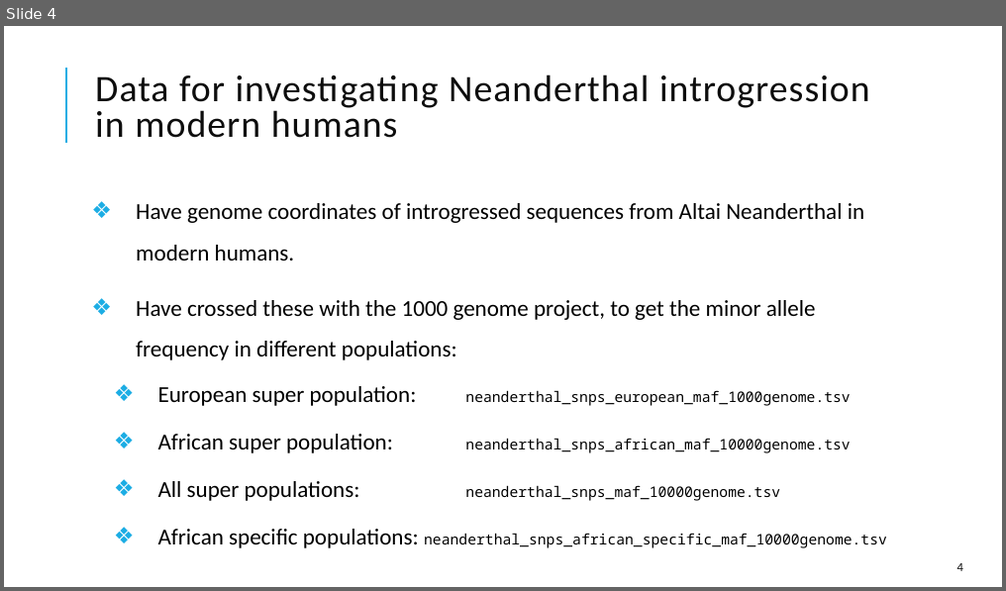
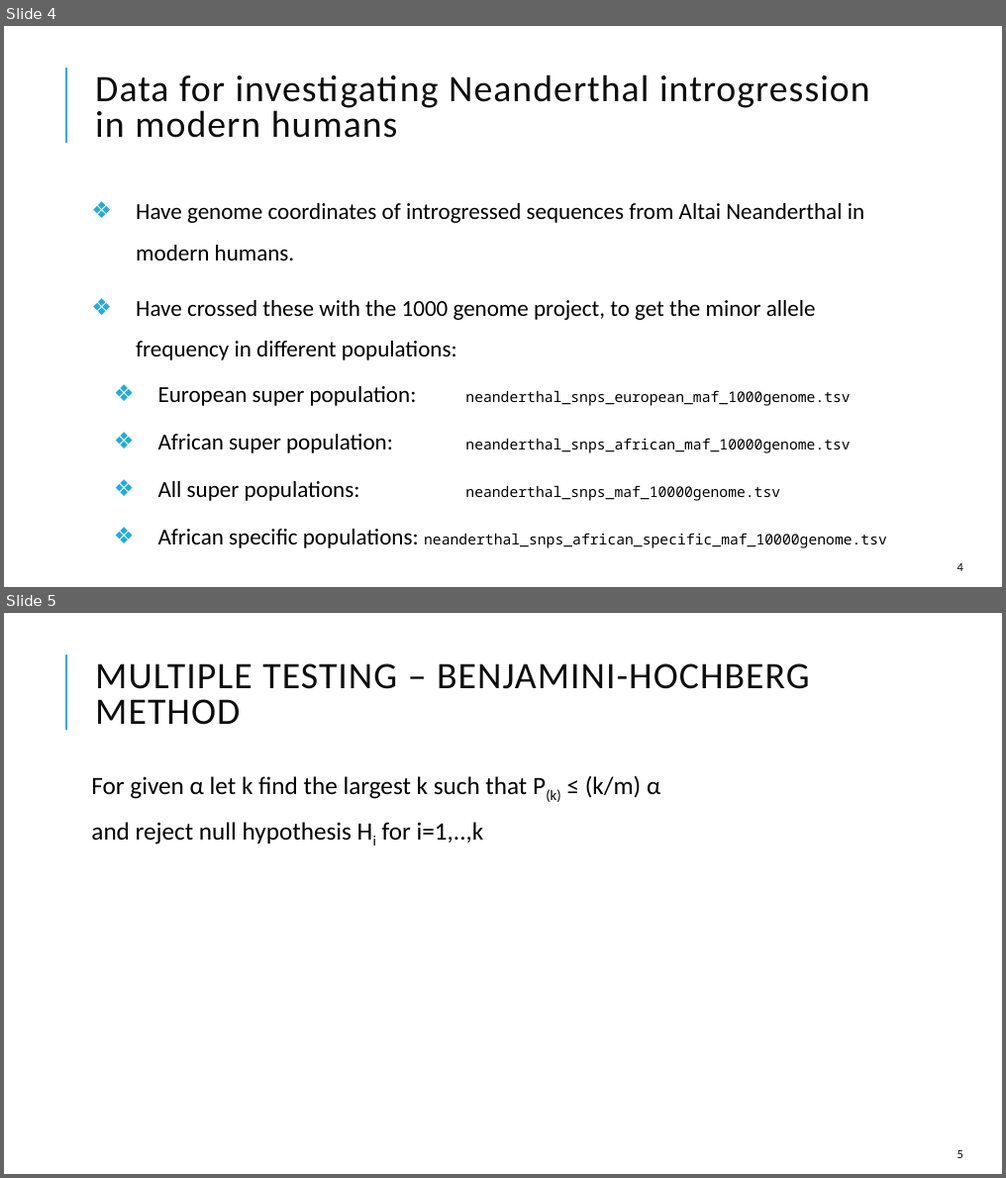
Before and after one commit to jpwhalley/2024_Biostatistics, a slide deck: 1_Significance_Correlation.pptx. Shown one above the other, each under a label of ours: slide 4 before the commit, slides 4 and 5 after it. The pictures are 1006x591 and 1006x1178 pixels, drawn with LibreOffice and Linux fonts; fonts in the diff are those of the drawing. Boxes give left, top, right and bottom in pixels: in the first picture for what was removed or moved away, otherwise in the second. Text is boxed around its words. In the diff, an @@ line names an element or a change of style, - is before the commit and + after.

```diff
--- a/1_Significance_Correlation.pptx
+++ b/1_Significance_Correlation.pptx
@@ slide 5 added at (x1=4, y1=613, x2=1002, y2=1174), background #FFFFFF; not listed: 1 template element that a slide beside it also shows @@
@@ title added at (x1=95, y1=663, x2=809, y2=725), 36 pt, text #0D0D0D @@
+MULTIPLE TESTING – BENJAMINI-HOCHBERG METHOD
@@ text added at (x1=91, y1=776, x2=660, y2=845), 24 pt, text #000000 @@
+For given α let k find the largest k such that P(k) ≤ (k/m) α
+and reject null hypothesis Hi for i=1,..,k
@@ page number added at (x1=957, y1=1151, x2=963, y2=1158), 12 pt, text #0D0D0D @@
+5
```
Also in this commit, not shown: 1 other slide added, 1 slide removed, 2 other files.
